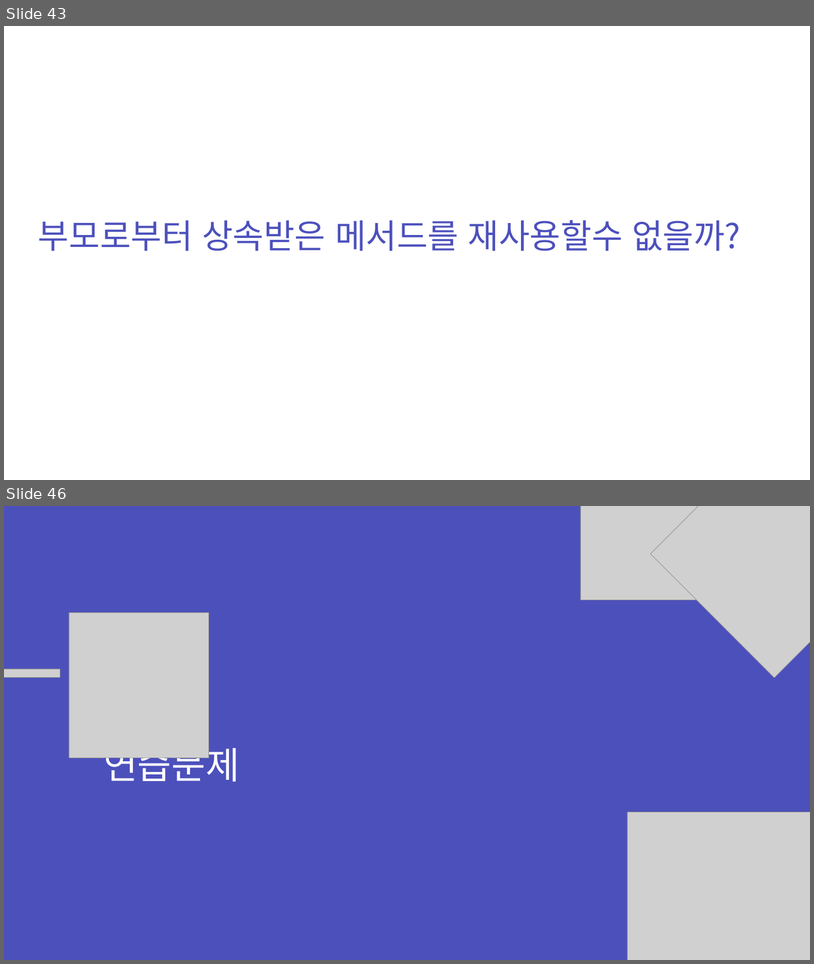
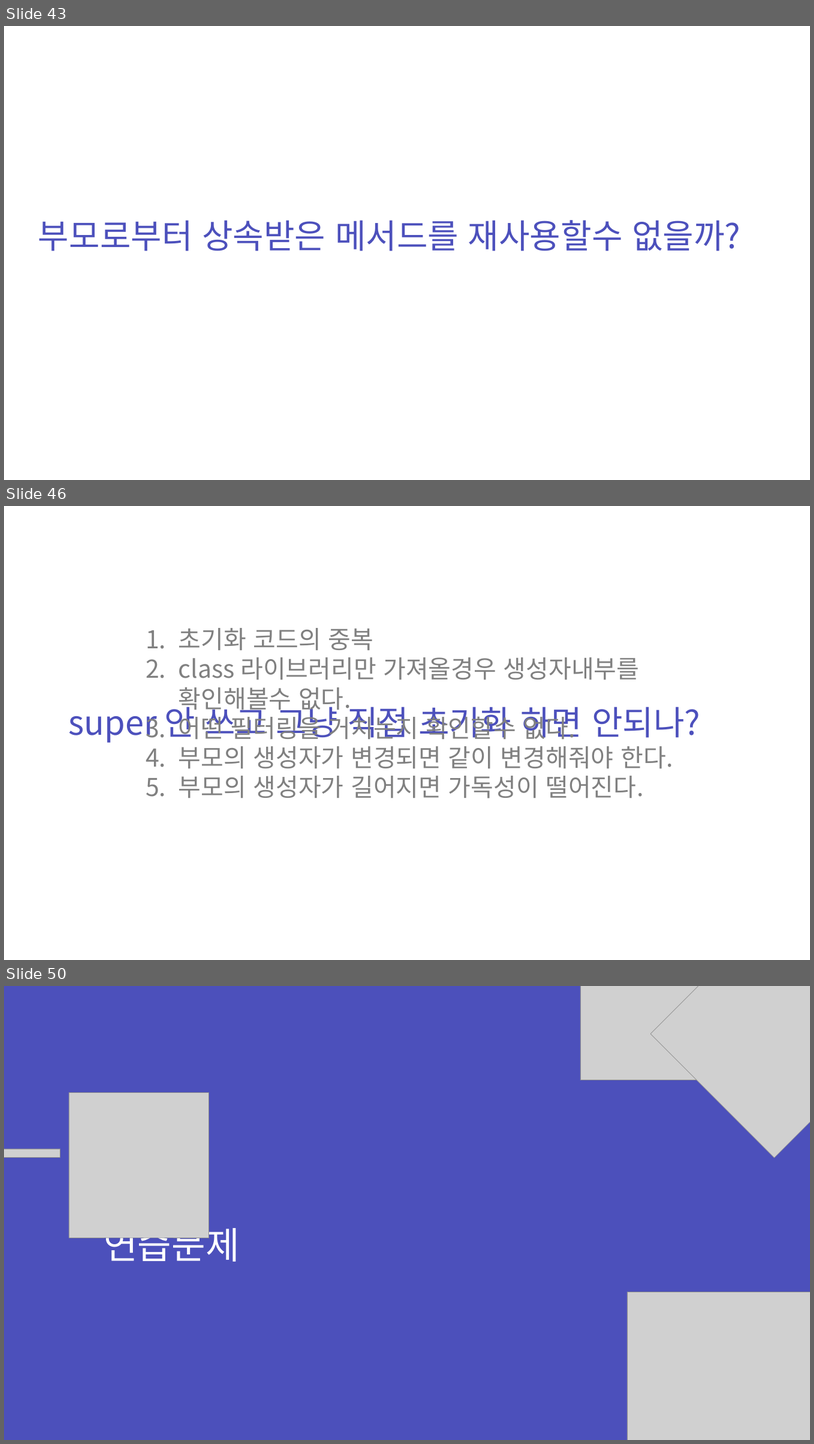
Before and after one commit to zest132/JavaLecture, a slide deck: JavaLecture/LectureFile/java 9강.pptx. Shown one above the other, each under a label of ours: slides 43 and 46 before the commit, slides 43, 46 and 50 after it; the slides between them are not shown. The pictures are 814x964 and 814x1444 pixels, drawn with LibreOffice and Linux fonts; fonts in the diff are those of the drawing; grey boxes stand for pictures. Boxes give left, top, right and bottom in pixels: in the first picture for what was removed or moved away, otherwise in the second. Text is boxed around its words. In the diff, an @@ line names an element or a change of style, - is before the commit and + after.

```diff
--- a/JavaLecture/LectureFile/java 9강.pptx
+++ b/JavaLecture/LectureFile/java 9강.pptx
@@ slide 46 added at [4, 506, 810, 960], background #FFFFFF @@
@@ text added at [179, 628, 674, 798], 44 pt, text #808080 @@
+1. 초기화 코드의 중복
+2. class 라이브러리만 가져올경우 생성자내부를 확인해볼수 없다.
+3. 어떤 필터링을 거치는지 확인할수 없다.
+4. 부모의 생성자가 변경되면 같이 변경해줘야 한다.
+5. 부모의 생성자가 길어지면 가독성이 떨어진다.
@@ text added at [68, 700, 701, 742], 60 pt, text #4C50BC @@
+super 안 쓰고 그냥 직접 초기화 하면 안되나?
@@ what was slide 46 is now slide 50 @@
```
Also in this commit, not shown: 2 slides changed, 7 other slides added, 4 slides removed, 3 other files.
